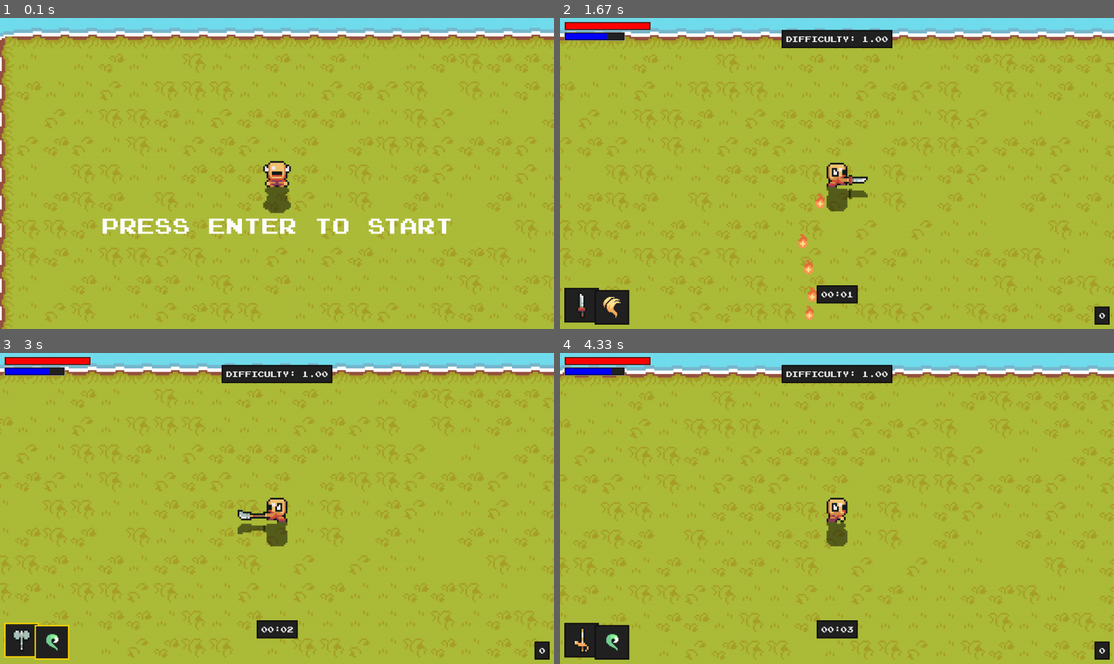
Above: before the commit, frames 1-4 (two rows, left to right).
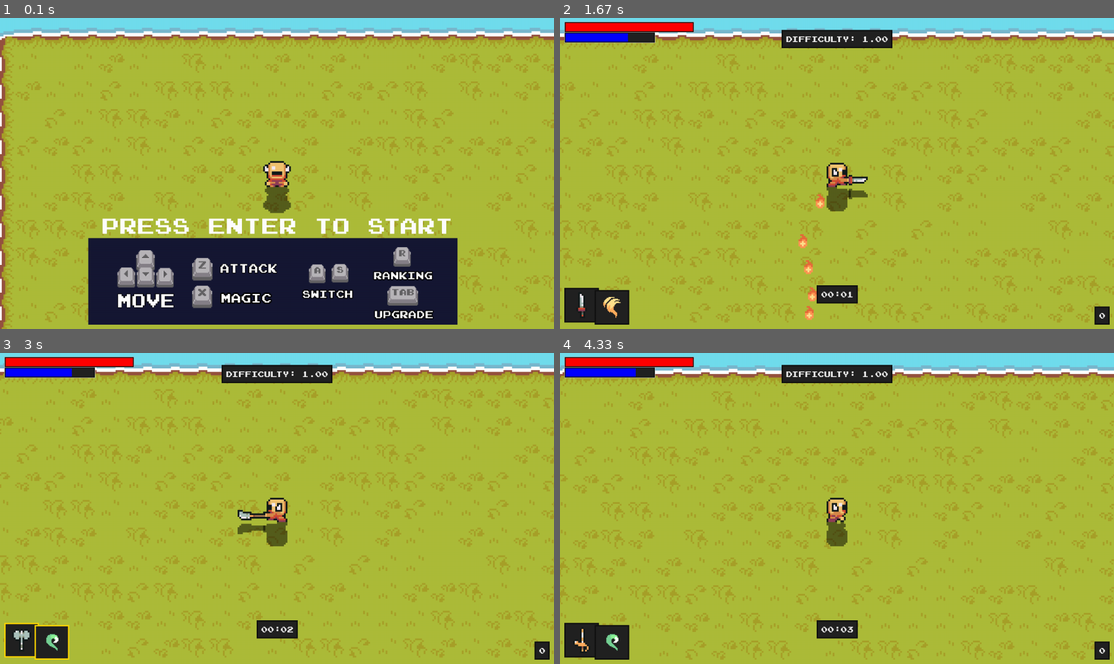
Above: after the commit, the same moments.

Repository: khoa2106vn/PygameProject
Game: pygame game, started from code/main.py
The game is run twice, just before and just after one commit, with the same random seed, the same clock (stepped at 60 frames per second) and the same inputs.
Inputs:
- Up to frame 1 (0.1 s): no input
- Up to frame 2 (1.67 s): tap Enter at 0.33 s; tap X at 0.67 s; hold Right 1-1.47 s; tap Z at 1.07, 1.37 s
- Up to frame 3 (3 s): hold Right 1.83-2.3 s; tap Z at 1.9, 2.2, 2.4, 2.7, 2.97 s; tap X at 1.98 s; hold Left 2.33-2.87 s; hold A 2.33-2.87 s; hold Down from 2.9 s (still down); hold S from 2.9 s (still down)
- Up to frame 4 (4.33 s): release Down at 3.2 s; release S at 3.2 s; hold Left 3.23-3.63 s; hold A 3.23-3.63 s; tap Z at 3.3, 3.6, 3.73, 4.13 s; tap X at 3.38 s; hold Up 3.67-4.03 s; hold Right from 4.07 s (still down)

The runs differ from the first frame. In frame 1, 19% of the frame differs, in the area x 15-83%, y 65-99%; in frame 2, 0.8%; in frame 3, 0.8%; in frame 4, 0.8%.

Commit message:
better starting screen, docstring, instructions

Diff:
--- a/code/level.py
+++ b/code/level.py
@@ -19,7 +19,105 @@
 from gachapon import Gachapon
 
 class Level:
+    '''
+    Class Level dùng để xử lý game play chính như tạo map, tạo quái, drop item, tạo phép, vẽ particles, tính toán sát thương cho quái và người chơi
+
+    Attributes:
+        self.game_paused (bool): Game có pause hay không
+        self.ui (UI): object ui
+        self.display_surface (pygame.display.get_surface): Surface màn hình
+        self.timer (Timer): object Timer dùng để đếm thời gian
+
+        #sprite group
+        self.visible_sprites (YSortCameraGroup): Group custom dùng để vẽ các vật thể dựa theo người chơi
+        self.obstacle_sprites (pygame.sprite.Group): Group dùng để nhóm các vật thể cản đường
+
+        #attack sprites
+        self.current_attack (Weapon): object vũ khí để xử lý phép và đòn đánh
+        self.attack_sprites (pygame.sprite.Group): Group các sprite đòn đánh
+        self.attackable_sprites (pygame.sprite.Group): Group các sprite có thể bị người chơi đánh
+
+        #sprite setup
+        self.layouts: lưu trữ các đường dẫn đến file csv dùng để tạo map cho game
+
+        self.graphics: lưu trữ các đường dẫn đến file hình ảnh dùng để tạo map cho game
+
+        #particles
+        self.animation_player (AnimationPlayer): Object dùng để chạy các animation hình ảnh cho sprite
+        self.magic_player (MagicPlayer): Object dùng để chạy các animation cho magic
+
+        #upgrade
+        self.upgrade (Upgrade): Object dùng để tạo trình nâng cấp cho người chơi
+
+
+        #monster spawn
+        self.difficulty (int): Độ khó
+        self.monster_spawn_radius (int): Bán kính spawn quái
+        self.monster_spawn_cd (int): cooldown spawn quái
+        self.monster_spawn_time (float): thời gian spawn quái lần cưới
+
+        self.screen_shake (int): độ mạnh rung màn hình
+        self.render_offset (list): độ lệch của rung màn hình
+
+        self.player_attacked (int): tick ghi nhận khi người chơi tấn công
+        self.hit_sound (pygame.mixer.Sound): Âm thanh khi người chơi bị tấn công
+        self.paused_upgrade (bool): Kiểm tra người chơi có đang pause ở màn hình upgrade hay không
+        self.paused_gachapon (bool): Kiểm tra người chơi có đang pause ở màn hình gacha hay không
+        self.paused_ranking (bool): Kiểm tra người chơi có đang pause ở màn hình ranking hay không
+        self.game_start (bool): Kiểm tra game bắt đầu hay chưa
+        self.highscore = Highscore()
+        self.spawn_timer (int): Timer cooldown spawn quái
+    '''
     def __init__(self):
+        '''
+        Hàm khởi tạo cho class Level
+
+        Attributes:
+        self.game_paused (bool): Game có pause hay không
+        self.ui (UI): object ui
+        self.display_surface (pygame.display.get_surface): Surface màn hình
+        self.timer (Timer): object Timer dùng để đếm thời gian
+
+        #sprite group
+        self.visible_sprites (YSortCameraGroup): Group custom dùng để vẽ các vật thể dựa theo người chơi
+        self.obstacle_sprites (pygame.sprite.Group): Group dùng để nhóm các vật thể cản đường
+
+        #attack sprites
+        self.current_attack (Weapon): object vũ khí để xử lý phép và đòn đánh
+        self.attack_sprites (pygame.sprite.Group): Group các sprite đòn đánh
+        self.attackable_sprites (pygame.sprite.Group): Group các sprite có thể bị người chơi đánh
+
+        #sprite setup
+        self.layouts: lưu trữ các đường dẫn đến file csv dùng để tạo map cho game
+
+        self.graphics: lưu trữ các đường dẫn đến file hình ảnh dùng để tạo map cho game
+
+        #particles
+        self.animation_player (AnimationPlayer): Object dùng để chạy các animation hình ảnh cho sprite
+        self.magic_player (MagicPlayer): Object dùng để chạy các animation cho magic
+
+        #upgrade
+        self.upgrade (Upgrade): Object dùng để tạo trình nâng cấp cho người chơi
+
+
+        #monster spawn
+        self.difficulty (int): Độ khó
+        self.monster_spawn_radius (int): Bán kính spawn quái
+        self.monster_spawn_cd (int): cooldown spawn quái
+        self.monster_spawn_time (float): thời gian spawn quái lần cưới
+
+        self.screen_shake (int): độ mạnh rung màn hình
+        self.render_offset (list): độ lệch của rung màn hình
+
+        self.player_attacked (int): tick ghi nhận khi người chơi tấn công
+        self.hit_sound (pygame.mixer.Sound): Âm thanh khi người chơi bị tấn công
+        self.paused_upgrade (bool): Kiểm tra người chơi có đang pause ở màn hình upgrade hay không
+        self.paused_gachapon (bool): Kiểm tra người chơi có đang pause ở màn hình gacha hay không
+        self.paused_ranking (bool): Kiểm tra người chơi có đang pause ở màn hình ranking hay không
+        self.game_start (bool): Kiểm tra game bắt đầu hay chưa
+        self.highscore = Highscore()
+        self.spawn_timer (int): Timer cooldown spawn quái
+        '''
         #get display surface
         self.game_paused = False
         self.ui = UI()
@@ -60,7 +158,7 @@
         #monster spawn
         self.difficulty = 1
         self.monster_spawn_radius = 500
-        self.monster_spawn_cd = 2600
+        self.monster_spawn_cd = 1600
         self.monster_spawn_time = 0
 
         self.screen_shake = 0
@@ -78,6 +176,13 @@
         self.spawn_timer = 1000
 
     def create_magic(self, style, strength, cost):
+        '''
+        Hàm tạo hiệu ứng magic dựa theo input.
+        input:
+        style (str), strength (int), cost (int)
+        output:
+        sử dụng hàm magic_player
+        '''
         if style == 'heal':
             self.magic_player.heal(self.player, strength, cost, [self.visible_sprites])
 
@@ -85,11 +190,26 @@
             self.magic_player.flame(self.player, cost, [self.visible_sprites, self.attack_sprites])
 
     def destroy_attack(self):
+        '''
+        Hàm huỷ hiệu ứng attack sau khi tạo
+        Nếu current_attack == True thì huỷ
+        '''
         if self.current_attack:
             self.current_attack.kill()
             self.current_attack = None
 
     def damage_player(self, amount, attack_type):
+        '''
+        Hàm gây sát thương cho người chơi
+        input:
+        amount (int): Lượng sát thương
+        attack_type (str): Loại tấn công
+        output:
+        Gây sát thương cho người chơi nếu player.vulnerable == True.
+        Trừ máu người chơi = amount
+        Tạo hiệu ứng particle đòn đánh của quái
+        Tạo rung màn hình
+        '''
         if self.player.vulnerable:
             self.player.health -= amount
             self.player.vulnerable = False
@@ -103,16 +223,38 @@
             self.hit_sound.play()
 
     def trigger_death_particles(self, pos, particle_type):
+        '''
+        Tạo hiệu ứng particle chết cho quái, Tạo item rớt cho quái
+        input:
+        self.animation_player
+        pos (tuple x, y): vị trí chết
+        particle_type (str): Loại particle
+        Attributes:
+        chance (float): dùng random để xác định item drop
+        output:
+        Dùng pos để tạo particle ở vị trí chết bằng hàm create_particles
+        Dùng chance để xác định item drop và tạo object item dựa trên toạ độ pos
+        '''
         self.animation_player.create_particles(particle_type, pos, [self.visible_sprites])
-        c = random.random()
-        if c < 0.1:
+        chance = random.random()
+        if chance < 0.1:
             Item('sushi', pos , [self.visible_sprites])
-        if c < 0.05:
+        if chance < 0.05:
             choice([lambda: Item('scroll_fire', pos, [self.visible_sprites]), lambda: Item('chest', pos, [self.visible_sprites])])()
 
 
 
     def player_attack_logic(self):
+        '''
+        Hàm logic đòn đánh của player
+        input:
+        self.attack_sprites
+        self.attackable_sprites
+        output:
+        Tìm các object được gán vào group attack_sprites, Kiểm tra nếu có va chạm giữa các attackable_sprites thì tạo va chạm giữa chúng.
+        Nếu attackable_sprites là grass thì tạo animation huỷ cho grass và xoá grass đi.
+        Nếu không thì gây damage cho attackable_sprite bằng hàm get_damage.
+        '''
         if self.attack_sprites:
             for attack_sprite in self.attack_sprites:
                 collision_sprites = pygame.sprite.spritecollide(attack_sprite, self.attackable_sprites, False)
@@ -163,7 +305,7 @@
     def spawnrate(self):
         self.spawn_timer -= 1
         if self.spawn_timer < 0:
-            self.monster_spawn_cd = 2600 - (100* self.difficulty)
+            self.monster_spawn_cd = 1600 - (100* self.difficulty)
             self.spawn_timer = 1000
     def increase_difficulty(self, time):
         self.difficulty = float(time / 60)
@@ -183,14 +325,6 @@
                         y = row_index * TILESIZE
                         if style == 'boundary':
                             Tile((x,y),[self.obstacle_sprites], 'invisible')
-                        # if style == 'grass':
-                        #     random_grass_image = choice(self.graphics['grass'])
-
-                        #     Tile((x,y),[self.visible_sprites,self.obstacle_sprites, self.attackable_sprites], 'grass', random_grass_image)
-                        #     pass
-                        # if style == 'object':
-                        #     surf = self.graphics['objects'][int(col)]
-                        #     Tile((x,y),[self.visible_sprites,self.obstacle_sprites], 'object', surf)
 
                         if style == 'entities':
                             if col == '394':
@@ -205,20 +339,7 @@
                                     self.toggle_gachapon,
                                     self.timer
                                     )
-                            # else:
-                            #     if col == '390': monster_name = 'bamboo'
-                            #     elif col == '391': monster_name = 'spirit'
-                            #     elif col == '392': monster_name = 'raccoon'
-                            #     else: monster_name = 'squid'
-                            #     Enemy(
-                            #         monster_name,
-                            #         (x,y),
-                            #         [self.visible_sprites, self.attackable_sprites],
-                            #         self.obstacle_sprites,
-                            #         self.damage_player,
-                            #         self.trigger_death_particles,
-                            #         self.add_exp
-                            #     )
+
     def check_screen_shake(self):
         if self.screen_shake > 0:
             self.screen_shake -= 1
--- a/code/main.py
+++ b/code/main.py
@@ -1,12 +1,36 @@
 import pygame, sys
 from settings import *
 from level import Level
-import json
+from itertools import cycle
 from Highscore import Highscore
+BLINK_EVENT = pygame.USEREVENT + 0
+class Game:
+    '''
+    Hàm Game, dùng để tạo 1 phiên game mới.
 
-class Game:
+    Attributes:
+        self.main_sound (pygame.mixer.Sound): Nhạc chính
+        self.accept (pygame.mixer.Sound): Nhạc khi chọn các thuộc tính của UI
+        self.state (str): Trạng thái của game
+        self.started (bool): Game bắt đầu hay chưa
+        self.font (pygame.font.Font): font của game
+        self.screen_rect (pygame.Rect): Rect màn hình game
+        self.restart_f (bool): Trạng thái state restart
+
+    '''
     def __init__(self):
+        '''
+        Hàm khởi tạo cho class Game. Có dùng pygame.init() để khởi tạo pygame cho class Game.
 
+        Attributes:
+            self.main_sound (pygame.mixer.Sound): Nhạc chính
+            self.accept (pygame.mixer.Sound): Nhạc khi chọn các thuộc tính của UI
+            self.state (str): Trạng thái của game
+            self.started (bool): Game bắt đầu hay chưa
+            self.font (pygame.font.Font): font của game
+            self.screen_rect (pygame.Rect): Rect màn hình game
+            self.restart_f (bool): Trạng thái state restart
+        '''
         pygame.init()
         self.screen = pygame.display.set_mode((WIDTH, HEIGTH))
         self.clock = pygame.time.Clock()
@@ -19,27 +43,52 @@
         self.main_sound.set_volume(0.05)
         self.accept = pygame.mixer.Sound('../audio/Accept.wav')
         self.accept.set_volume(0.2)
-        self.state = 'main_game'
+        self.state = 'intro'
         self.started = False
         self.main_sound.play(loops = -1)
         self.font = pygame.font.Font(UI_FONT, 50)
-        self.font2 = pygame.font.Font(UI_FONT, 20)
         self.screen_rect = self.screen.get_rect()
         self.restart_f = False
 
+        #title
+        title_surf = self.font.render('press enter to start', True, (255,255,255))
+        self.title_rect = title_surf.get_rect(center = (self.screen_rect.center[0], self.screen_rect.center[1] + 120))
+        off_text_surf = pygame.Surface(self.title_rect.size, pygame.SRCALPHA, 32)
+        off_text_surf = off_text_surf.convert_alpha()
+        self.blink_surfaces = cycle([title_surf, off_text_surf])
+        self.blink_surf = next(self.blink_surfaces)
+        pygame.time.set_timer(BLINK_EVENT, 800)
+        self.instruct_image = pygame.image.load('../graphics/instruction/instruction.png')
+        self.instruct_image = pygame.transform.scale(self.instruct_image, (853,200))
+        self.instruct_rect = self.instruct_image.get_rect(center = (self.screen_rect.center[0] - 10, self.screen_rect.center[1] + 250))
+
     def intro(self):
-        for event in pygame.event.get():
-            if event.type == pygame.QUIT:
-                    pygame.quit()
-                    sys.exit()
-            if event.type == pygame.KEYDOWN:
-                if event.key == pygame.K_RETURN:
-                    self.accept.play()
-                    self.started = True
-                    self.state = 'main_game'
-                    self.level.timer.started = True
+        '''
+        Hàm chạy state 'intro' cho game (Menu khởi đầu)
+        '''
+        if not self.started:
+            self.level.visible_sprites.custom_draw(self.level.player, self.level.render_offset, self.level.player_attacked)
+
+            for event in pygame.event.get():
+                if event.type == pygame.QUIT:
+                        pygame.quit()
+                        sys.exit()
+                if event.type == pygame.KEYDOWN:
+                    if event.key == pygame.K_RETURN:
+                        self.accept.play()
+                        self.started = True
+                        self.state = 'main_game'
+                        self.level.timer.started = True
+                if event.type == BLINK_EVENT:
+                    self.blink_surf = next(self.blink_surfaces)
+            self.screen.blit(self.instruct_image, self.instruct_rect)
+            self.screen.blit(self.blink_surf, self.title_rect)
+            pygame.display.update()
 
     def state_manager(self):
+        '''
+        Hàm quản lý state của game, gồm 3 state: intro, main_gaim, restart.
+        '''
         if self.state == 'intro':
             self.intro()
         if self.state == 'main_game':
@@ -50,21 +99,13 @@
             self.state = 'main_game'
             self.level.timer.started = True
 
-    def get_image(self, sheet, width, height):
-        image = pygame.Surface((width, height)).convert_alpha()
-
-        return image
-
     def main_game(self):
+        '''
+        Hàm game chính, tạo level và xử lý gameplay
+        '''
         self.screen.fill(WATER_COLOR)
         self.level.run()
-        if not self.started:
-            title_surf = self.font.render('press enter to start', False, (255,255,255))
-            title_rect = title_surf.get_rect(center = (self.screen_rect.center[0], self.screen_rect.center[1] + 120))
-            self.screen.blit(title_surf, title_rect)
         pygame.display.update()
-        if not self.started:
-            self.state = 'intro'
         if self.restart_f:
             self.restart_f = False
             self.accept.play()
@@ -82,6 +123,9 @@
             self.state = 'restart'
 
     def run(self):
+        '''
+        Hàm vòng lặp để chạy state_manager
+        '''
         while True:
             self.state_manager()
             self.clock.tick(FPS)
--- a/code/settings.py
+++ b/code/settings.py
@@ -12,9 +12,9 @@
 
 
 #ui
-BAR_HEIGHT = 20
-HEALTH_BAR_WIDTH = 200
-ENERGY_BAR_WIDTH = 140
+BAR_HEIGHT = 25
+HEALTH_BAR_WIDTH = 300
+ENERGY_BAR_WIDTH = 210
 ITEM_BOX_SIZE = 80
 UI_FONT = '../graphics/font/joystix.ttf'
 UI_FONT_SIZE = 18
--- a/code/test.py
+++ b/code/test.py
@@ -1,112 +1,47 @@
+#!/usr/bin/env python
+# coding: utf8
+from __future__ import absolute_import, division, print_function
+from itertools import cycle
 import pygame
-from pygame.sprite import Sprite, Group
+from settings import *
 
-class Entity(Sprite):
-    def __init__(self, image, position, anchor="topleft"):
-        super().__init__()
-        self.image = image
-        self.rect = image.get_rect()
-        setattr(self.rect, anchor, position)
-        self.position = pygame.Vector2(self.rect.center)
+VISITOR_TTF_FILENAME = '/usr/share/fonts/truetype/aenigma/visitor1.ttf'
+BLINK_EVENT = pygame.USEREVENT + 0
 
-    def move_vector(self, vector):
-        self.position += vector
-        self.rect.center = self.position
-
-class Dash:
-    def __init__(self, velocity, run_time):
-        self.vector = pygame.Vector2()
-        self.velocity = velocity
-        self.run_time = run_time
-        self.is_dashing = False
-        self.timer = -1
-
-    def can_dash(self):
-        return not self.is_dashing and self.timer == -1
-
-    def end(self):
-        self.is_dashing = False
-        self.timer = -1
-
-    def start(self, vector):
-        if self.can_dash():
-            self.timer = self.run_time
-            self.is_dashing = True
-            self.vector = vector
-
-    def update(self, delta):
-        if self.is_dashing:
-            self.timer -= delta
-            if self.timer <= 0:
-                self.end()
-
-class Player:
-    def __init__(self, position):
-        image = pygame.Surface((20, 20), pygame.SRCALPHA)
-        image.fill(pygame.Color("dodgerblue"))
-        self.entity = Entity(image, position, "center")
-        self.dash = Dash(3, 0.3)
-        self.velocity = 80
-        self.facing = pygame.Vector2(0, -1)
-
-    def draw(self, surface):
-        surface.blit(self.entity.image, self.entity.rect)
-
-    def start_dash(self):
-        self.dash.start(self.facing)
-
-    def update(self, delta):
-        if not self.dash.is_dashing:
-            keystate = pygame.key.get_pressed()
-            direction = pygame.Vector2()
-            if keystate[pygame.K_UP] or keystate[pygame.K_w]:
-                direction.y -= 1
-
-            if keystate[pygame.K_DOWN] or keystate[pygame.K_s]:
-                direction.y += 1
-
-            if keystate[pygame.K_LEFT] or keystate[pygame.K_a]:
-                direction.x -= 1
-
-            if keystate[pygame.K_RIGHT] or keystate[pygame.K_d]:
-                direction.x += 1
-
-            if direction != pygame.Vector2():
-                direction.normalize_ip()
-                movement = direction * self.velocity * delta
-                self.entity.move_vector(movement)
-                self.facing = direction
-        else:
-            movement = self.dash.vector * self.velocity * delta
-            self.entity.move_vector(movement * self.dash.velocity)
-            self.dash.update(delta)
 
 def main():
-    pygame.display.set_caption("Dashing")
-    surface = pygame.display.set_mode((800, 600))
-    clock = pygame.time.Clock()
-    rect = surface.get_rect()
-    running = True
-    delta = 0
-    fps = 60
+    pygame.init()
+    try:
+        screen = pygame.display.set_mode((800, 600))
+        screen_rect = screen.get_rect()
 
-    player = Player(rect.center)
+        clock = pygame.time.Clock()
 
-    while running:
-        for event in pygame.event.get():
-            if event.type == pygame.KEYDOWN:
-                if event.key == pygame.K_SPACE:
-                    player.start_dash()
-            elif event.type == pygame.QUIT:
-                running = False
+        font = pygame.font.Font(UI_FONT, 50)
+        on_text_surface = font.render(
+            'Press Any Key To Start', True, pygame.Color('green3')
+        )
+        blink_rect = on_text_surface.get_rect()
+        blink_rect.center = screen_rect.center
+        off_text_surface = pygame.Surface(blink_rect.size)
+        blink_surfaces = cycle([on_text_surface, off_text_surface])
+        blink_surface = next(blink_surfaces)
+        pygame.time.set_timer(BLINK_EVENT, 1000)
 
-        surface.fill(pygame.Color("black"))
-        player.draw(surface)
-        player.update(delta)
-        pygame.display.flip()
-        delta = clock.tick(fps) * 0.001
+        while True:
+            screen.fill(WATER_COLOR)
+            for event in pygame.event.get():
+                if event.type == pygame.QUIT:
+                    return
+                if event.type == BLINK_EVENT:
+                    blink_surface = next(blink_surfaces)
 
-if __name__ == "__main__":
-    pygame.init()
+            screen.blit(blink_surface, blink_rect)
+            pygame.display.update()
+            clock.tick(60)
+    finally:
+        pygame.quit()
+
+
+if __name__ == '__main__':
     main()
-    pygame.quit()
--- a/save/save.txt
+++ b/save/save.txt
@@ -16,3 +16,7 @@
 31
 166
 142
+182
+12
+35
+11
Binary file added: graphics/instruction/instruction.png
